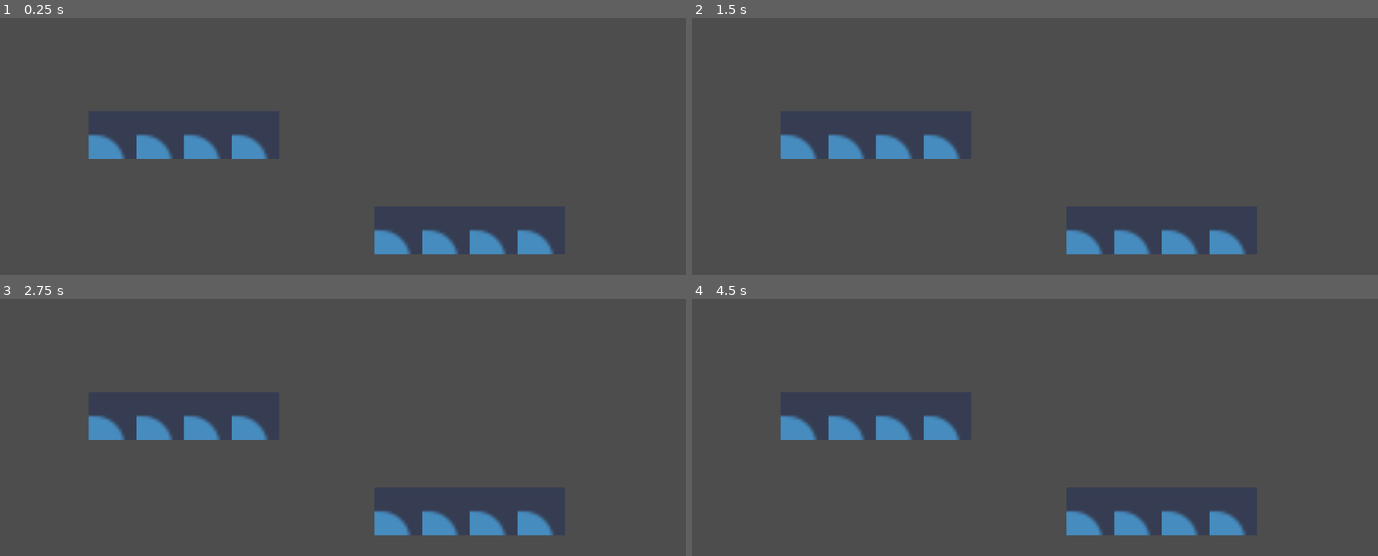
Above: before the commit, frames 1-4 (two rows, left to right).
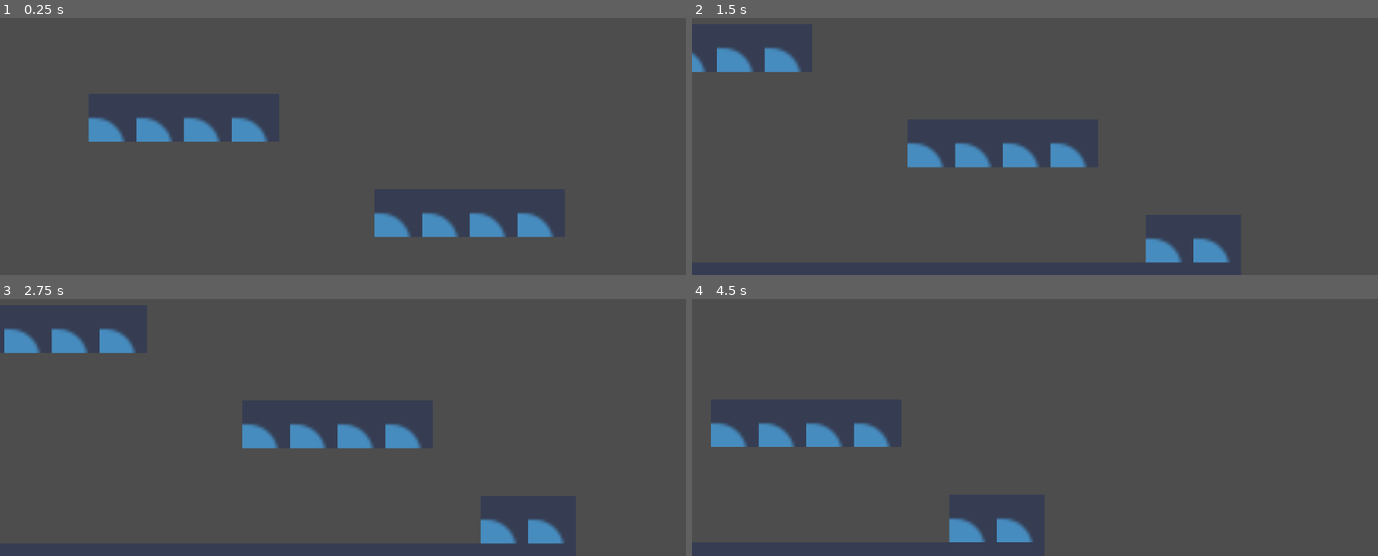
Above: after the commit, the same moments.

Repository: Sukarth/Hackclub-Jumpstart-Game
Game: Godot game, scene res://game.tscn
Same seed, same stepped clock (60 frames per second), same inputs: the game is played once before the commit and once after it. The engine's default icon, where the game draws it, is replaced by a stand-in: a white triangle on a blue panel in a dark square.
Inputs:
- Up to frame 1 (0.25 s): no input
- Up to frame 2 (1.5 s): tap Enter (ui_accept) at 0.5 s; hold Right (ui_right) from 0.53 s (still down); tap Space (jump) at 0.77 s
- Up to frame 3 (2.75 s): tap Space (jump) at 1.52 s; release Right (ui_right) at 2.03 s; hold Left (ui_left) from 2.03 s (still down)
- Up to frame 4 (4.5 s): release Left (ui_left) at 2.78 s; hold Right (ui_right) 2.78-4.28 s; tap Space (jump) at 3.02, 3.77 s; hold Left (ui_left) from 4.28 s (still down)

The runs differ from the first frame. In frame 1, 5.4% of the frame differs, in the area x 12-81%, y 38-92%; in frame 2, 6.2%, in the area x 0-81%, y 11-96%; in frame 3, 5.9%; in frame 4, 5.2%.
Error before the commit: Parse Error: Identifier "GameManager" not declared in the current scope. (res://player/player.gd:19)

Commit message:
ui and sacrifices

Diff:
--- a/game.tscn
+++ b/game.tscn
@@ -1,7 +1,10 @@
-[gd_scene load_steps=5 format=4 uid="uid://yele7q4tlin3"]
+[gd_scene load_steps=8 format=4 uid="uid://yele7q4tlin3"]
 
+[ext_resource type="Script" uid="uid://drpqu3lh77ks0" path="res://scripts/Game.gd" id="1_7jktm"]
 [ext_resource type="Texture2D" uid="uid://d3hk5h7or63h5" path="res://icon.svg" id="1_e2o6t"]
 [ext_resource type="PackedScene" uid="uid://ccuespvssreem" path="res://player/player.tscn" id="2_feb5d"]
+[ext_resource type="PackedScene" uid="uid://dkpf7u1wwylm1" path="res://ui/SacrificeChoice.tscn" id="3_fc0e3"]
+[ext_resource type="Script" uid="uid://oadamf1s68l5" path="res://scripts/LevelManager.gd" id="4_7jktm"]
 
 [sub_resource type="TileSetAtlasSource" id="TileSetAtlasSource_fc0e3"]
 texture = ExtResource("1_e2o6t")
@@ -135,6 +138,7 @@
 sources/0 = SubResource("TileSetAtlasSource_fc0e3")
 
 [node name="Game" type="Node2D"]
+script = ExtResource("1_7jktm")
 
 [node name="TileMapLayer" type="TileMapLayer" parent="."]
 scale = Vector2(5, 5)
@@ -145,3 +149,10 @@
 position = Vector2(507, 111)
 
 [node name="Camera2D" type="Camera2D" parent="Player"]
+
+[node name="CanvasLayer" type="CanvasLayer" parent="."]
+
+[node name="SacrificeChoice" parent="CanvasLayer" instance=ExtResource("3_fc0e3")]
+
+[node name="LevelManager" type="Node" parent="." groups=["level_manager"]]
+script = ExtResource("4_7jktm")
--- a/player/player.tscn
+++ b/player/player.tscn
@@ -13,7 +13,7 @@
 [sub_resource type="CircleShape2D" id="CircleShape2D_oul6g"]
 radius = 63.007935
 
-[node name="Player" type="CharacterBody2D"]
+[node name="Player" type="CharacterBody2D" groups=["player"]]
 script = ExtResource("1_rkbax")
 
 [node name="Sprite" type="AnimatedSprite2D" parent="."]
--- a/project.godot
+++ b/project.godot
@@ -14,6 +14,14 @@
 run/main_scene="uid://yele7q4tlin3"
 config/features=PackedStringArray("4.5", "Forward Plus")
 config/icon="res://icon.svg"
+
+[autoload]
+
+GameManager="*res://scripts/GameManager.gd"
+
+[editor]
+
+version_control/autoload_on_startup=true
 
 [input]
 
--- /dev/null
+++ b/scripts/Game.gd
@@ -0,0 +1,13 @@
+extends Node2D
+
+@onready var level_manager = $LevelManager
+@onready var sacrifice_ui = $CanvasLayer/SacrificeChoice
+
+func _ready():
+	# Connect level manager to UI
+	level_manager.set_sacrifice_ui(sacrifice_ui)
+
+	# Start first level
+	level_manager.start_level("tutorial")
+
+	print("🎮 Game ready - all systems connected!")
--- /dev/null
+++ b/ui/SacrificeChoice.tscn
@@ -0,0 +1,39 @@
+[gd_scene load_steps=3 format=3 uid="uid://dkpf7u1wwylm1"]
+
+[ext_resource type="Script" uid="uid://dgnqi6qttc8j8" path="res://ui/SacrificeChoice.gd" id="1_uq41d"]
+
+[sub_resource type="StyleBoxFlat" id="StyleBoxFlat_6xs17"]
+bg_color = Color(0, 0, 0, 0.6509804)
+
+[node name="SacrificeChoice" type="Control" groups=["sacrifice_ui"]]
+layout_mode = 3
+anchors_preset = 15
+anchor_right = 1.0
+anchor_bottom = 1.0
+grow_horizontal = 2
+grow_vertical = 2
+script = ExtResource("1_uq41d")
+
+[node name="BackgroundPanel" type="Panel" parent="."]
+layout_mode = 0
+offset_right = 40.0
+offset_bottom = 40.0
+theme_override_styles/panel = SubResource("StyleBoxFlat_6xs17")
+
+[node name="VBoxContainer" type="VBoxContainer" parent="."]
+layout_mode = 0
+offset_right = 40.0
+offset_bottom = 40.0
+
+[node name="TitleLabel" type="Label" parent="VBoxContainer"]
+layout_mode = 2
+
+[node name="DescriptionLabel" type="Label" parent="VBoxContainer"]
+layout_mode = 2
+
+[node name="ChoiceContainer" type="VBoxContainer" parent="VBoxContainer"]
+layout_mode = 2
+
+[node name="CancelButton" type="Button" parent="VBoxContainer"]
+layout_mode = 2
+text = "Cancel"
Not shown, added: res/tiles/cave/background.png.import
Not shown, added: res/tiles/cave/basic.png.import
Not shown, added: res/tiles/cave/roof.png.import
Not shown, added: scripts/Game.gd.uid
Not shown, added: scripts/GameManager.gd.uid
Not shown, added: scripts/LevelManager.gd.uid
Not shown, added: scripts/SacrificeTrigger.gd.uid
Not shown, added: ui/SacrificeChoice.gd.uid
